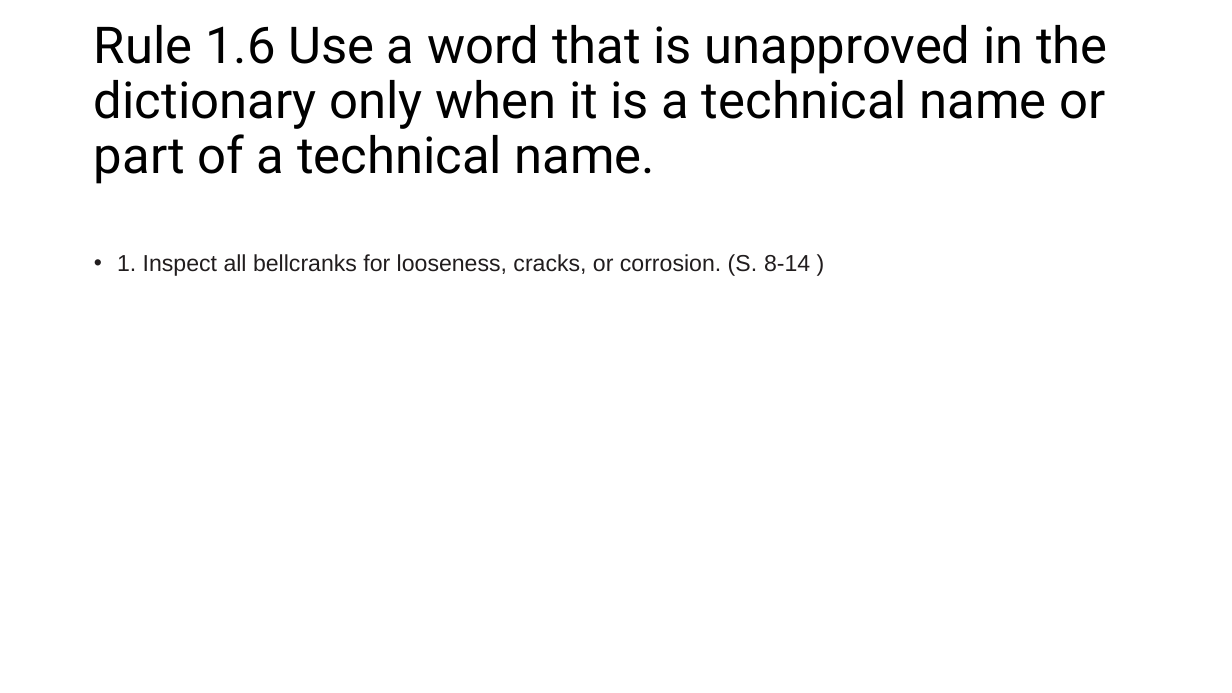
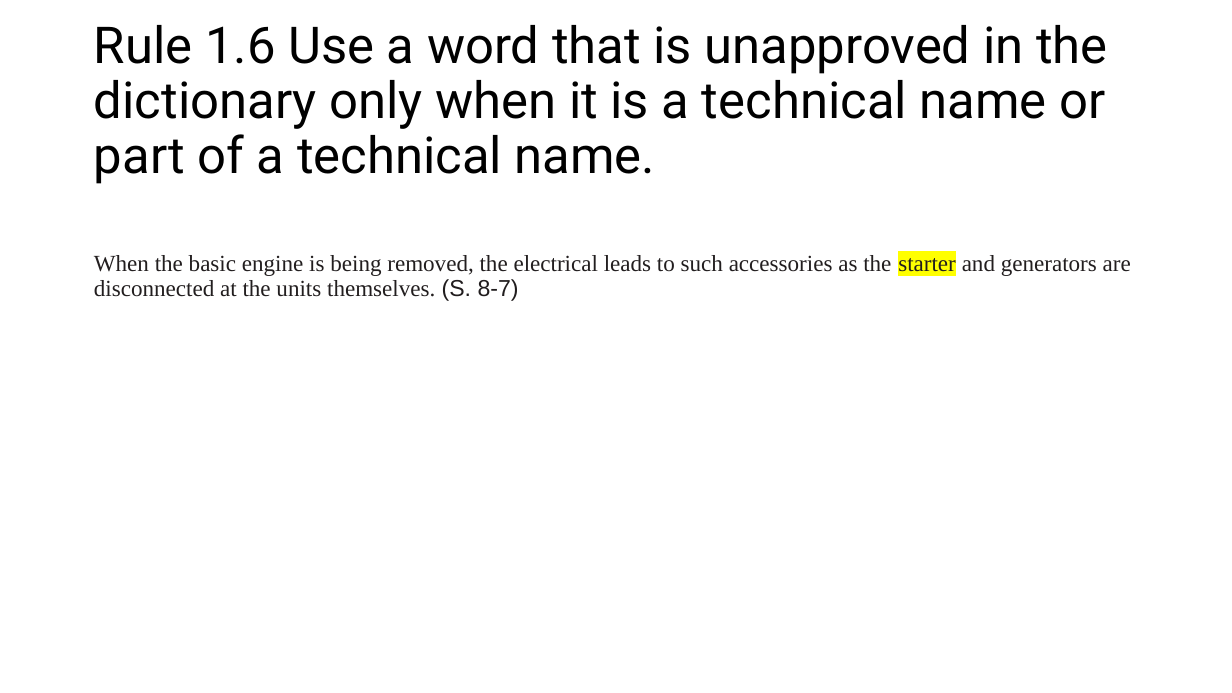
Before and after one commit to Maltrix147/Studium, a slide deck: slide 6 of Semester_4/simplified_English/Regeln_Malte_Hermann.pptx (slide 7 before the commit). Drawn at 1232x693 pixels with LibreOffice and Linux fonts; fonts in the diff are those of the drawing. Boxes give left, top, right and bottom in pixels: in the first picture for what was removed or moved away, otherwise in the second. Text is boxed around its words. In the diff, an @@ line names an element or a change of style, - is before the commit and + after.

```diff
--- a/Semester_4/simplified_English/Regeln_Malte_Hermann.pptx
+++ b/Semester_4/simplified_English/Regeln_Malte_Hermann.pptx
@@ text at box(94, 255, 1131, 301): text changed; font Arial to Times New Roman; text colour #211D1E to #221E1F @@
-• 1. Inspect all bellcranks for looseness, cracks, or corrosion. (S. 8-14 )
+When the basic engine is being removed, the electrical leads to such accessories as the starter and generators are disconnected at the units themselves. (S. 8-7)
```
Also in this commit, not shown: 7 other slides changed, 6 slides added, 1 slide removed, 3 other files.
